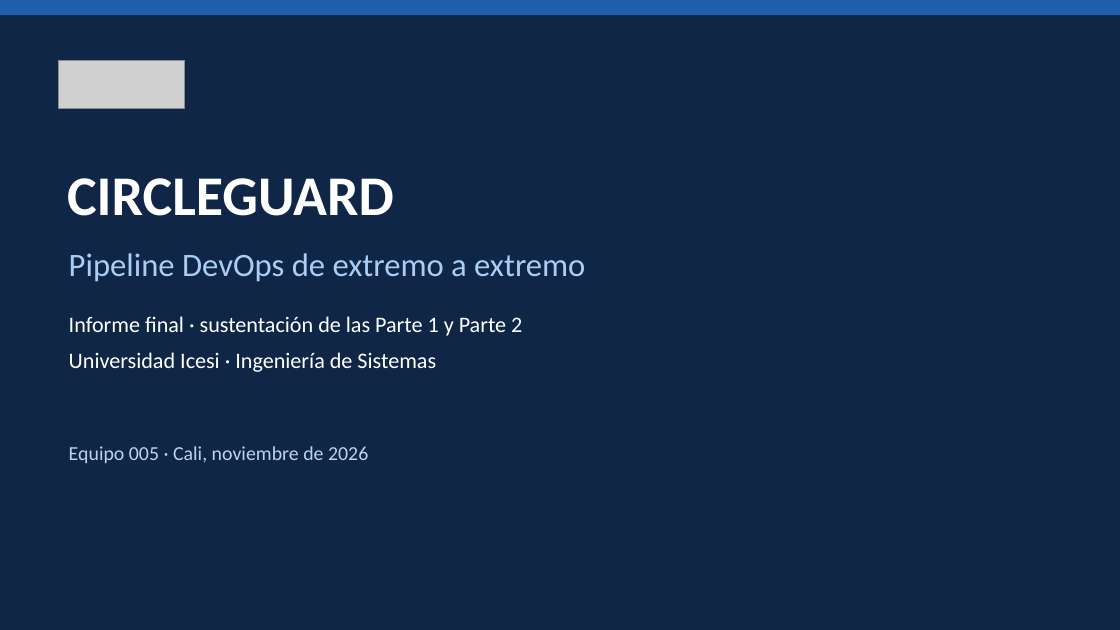
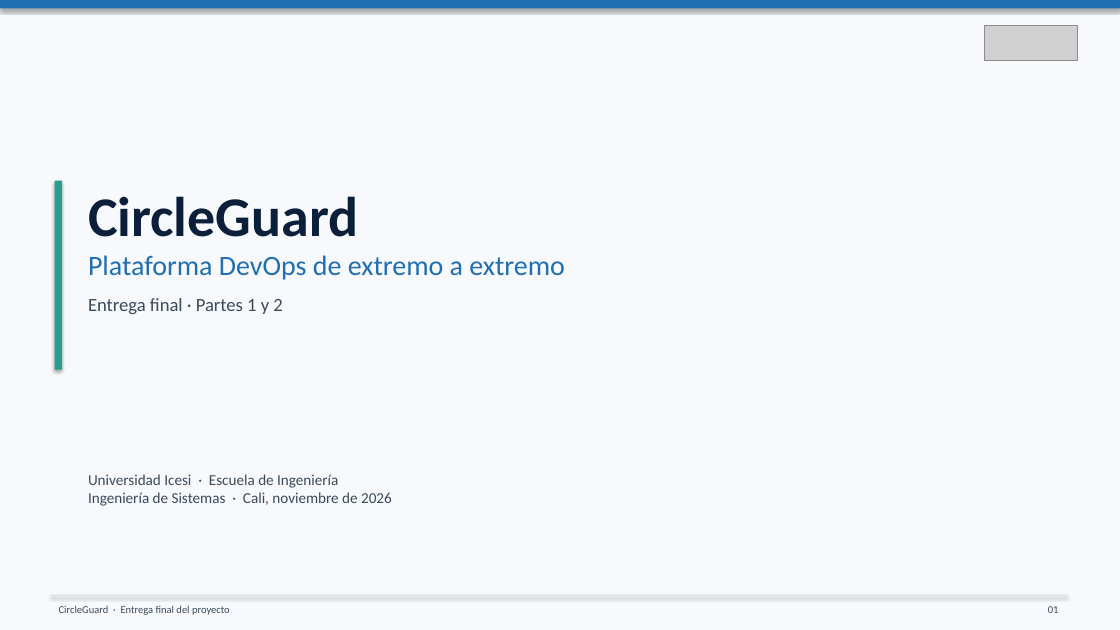
Before and after one commit to ingesoft5/circle-guard-finalproject-A00401805-A00405090-A00401428-A00377013, a slide deck: slide 1 of docs/informe/CircleGuard_PRESENTACION_FINAL.pptx. Drawn at 1120x630 pixels with LibreOffice and Linux fonts; fonts in the diff are those of the drawing; grey boxes stand for pictures. Boxes give left, top, right and bottom in pixels: in the first picture for what was removed or moved away, otherwise in the second. Text is boxed around its words. In the diff, an @@ line names an element or a change of style, - is before the commit and + after.

```diff
--- a/docs/informe/CircleGuard_PRESENTACION_FINAL.pptx
+++ b/docs/informe/CircleGuard_PRESENTACION_FINAL.pptx
@@ background #FFFFFF to #F7F9FC @@
@@ rectangle: place and size @@
-rectangle at [0,0,1120,15]
+rectangle at [0,0,1120,8]
@@ rectangle at [0,0,1120,8]: fill #1F5EA8 to #1F6FB2; shadow on @@
@@ rectangle removed at [0,0,1120,630] @@
@@ picture: place and size @@
-picture at [59,60,185,108]
+picture at [985,25,1077,60]
@@ text removed at [67,178,394,216] @@
-CIRCLEGUARD
@@ rectangle added at [55,181,62,370], fill #2A9D8F @@
@@ text at [88,196,564,314]: text changed; size 28 to 24 pt; text colour #AACDF5 to #1F6FB2 @@
-Pipeline DevOps de extremo a extremo
+CircleGuard
+Plataforma DevOps de extremo a extremo
+Entrega final · Partes 1 y 2
@@ text removed at [69,316,522,372] @@
-Informe final · sustentación de las Parte 1 y Parte 2
-Universidad Icesi · Ingeniería de Sistemas
@@ text at [88,474,392,506]: text changed; size 17 to 13 pt; text colour #BED2EB to #3C4A5A @@
-Equipo 005 · Cali, noviembre de 2026
+Universidad Icesi · Escuela de Ingeniería
+Ingeniería de Sistemas · Cali, noviembre de 2026
@@ rectangle added at [50,595,1067,596], fill #D9E2EC @@
@@ text added at [59,605,230,615], 9 pt, text #3C4A5A @@
+CircleGuard · Entrega final del proyecto
@@ text added at [1048,606,1059,613], 9 pt, text #3C4A5A @@
+01
```
Also in this commit, not shown: 14 slides added, 14 slides removed, 15 other files.
